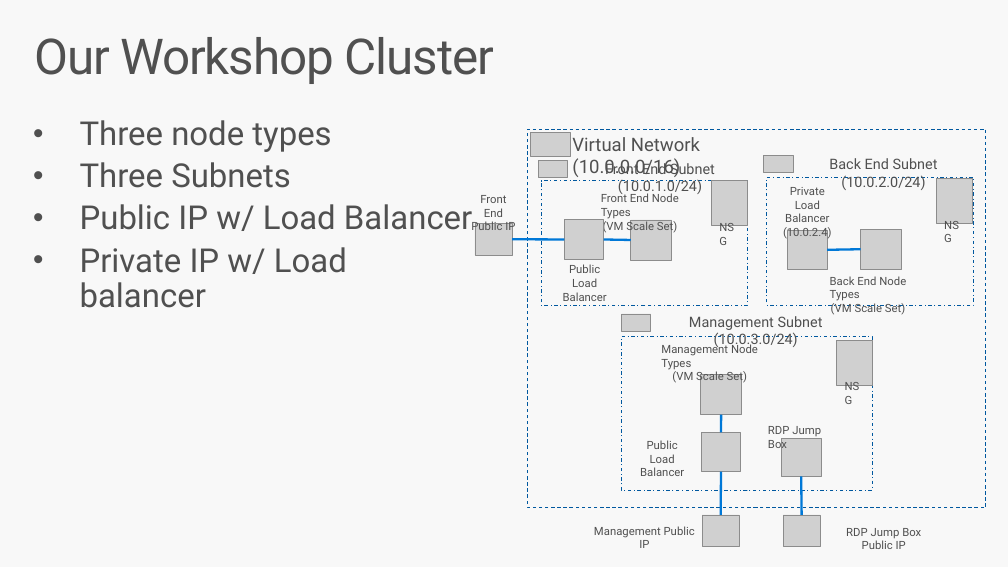
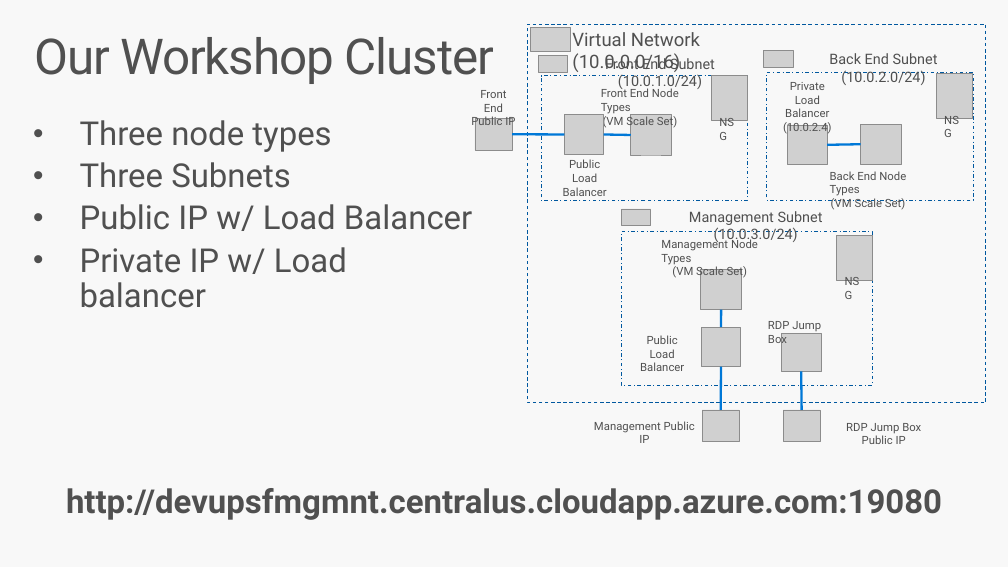
Before and after one commit to brentstineman/PersonalStuff, a slide deck: slide 7 of Presentations/Service Fabric/ServiceFabric Beyond Hello Workshop.pptx. Drawn at 1008x567 pixels with LibreOffice and Linux fonts; fonts in the diff are those of the drawing; grey boxes stand for pictures. Boxes give left, top, right and bottom in pixels: in the first picture for what was removed or moved away, otherwise in the second. Text is boxed around its words. In the diff, an @@ line names an element or a change of style, - is before the commit and + after.

```diff
--- a/Presentations/Service Fabric/ServiceFabric Beyond Hello Workshop.pptx
+++ b/Presentations/Service Fabric/ServiceFabric Beyond Hello Workshop.pptx
@@ 17 pictures, 17 texts, 6 lines, 4 rectangles: place and size @@
-17 pictures, 17 texts, 6 lines, 4 rectangles at bbox=[471, 129, 986, 549]
+17 pictures, 17 texts, 6 lines, 4 rectangles at bbox=[471, 24, 986, 444]
@@ text added at bbox=[66, 488, 942, 520], 32 pt, text #505050, bold @@
+http://devupsfmgmnt.centralus.cloudapp.azure.com:19080
```
Also in this commit, not shown: 2 other slides changed, 4 slides added, 2 slides removed, 3 other files.
